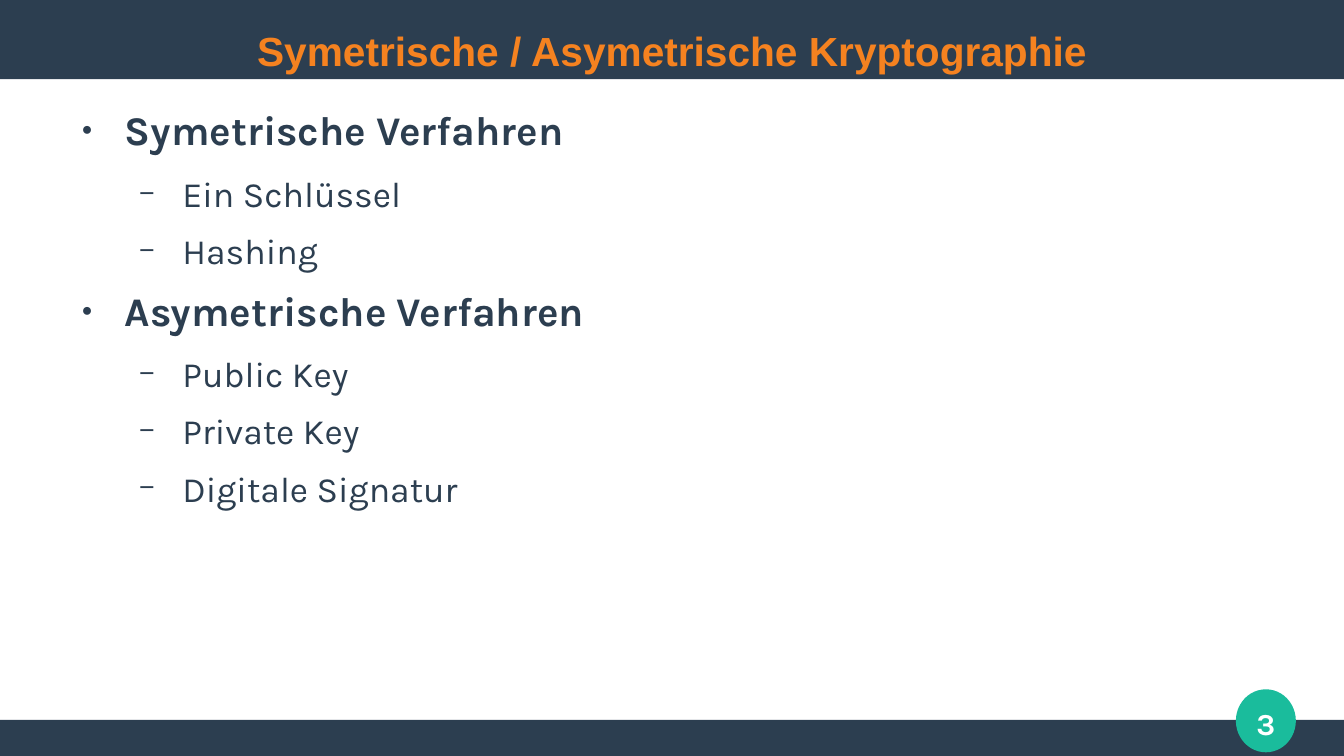
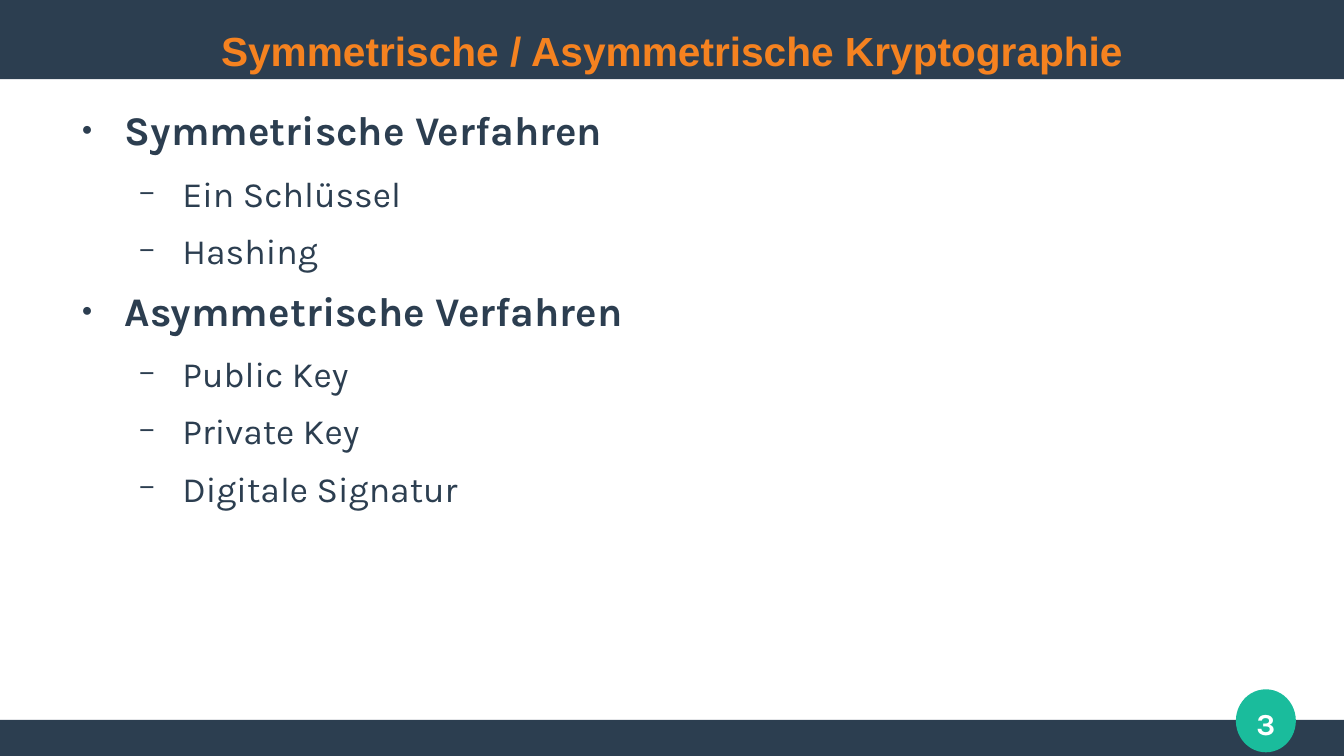
Before and after one commit to ghandmann/HS-AlbSig-WebAnwendungen2, a slide deck: slide 3 of Kapitel/03_SSL_TLS_HTTPS.odp. Drawn at 1344x756 pixels with LibreOffice and Linux fonts; fonts in the diff are those of the drawing. Boxes give left, top, right and bottom in pixels: in the first picture for what was removed or moved away, otherwise in the second. Text is boxed around its words. In the diff, an @@ line names an element or a change of style, - is before the commit and + after.

Commit message:
Fix typos
Fixes #1

```diff
--- a/Kapitel/03_SSL_TLS_HTTPS.odp
+++ b/Kapitel/03_SSL_TLS_HTTPS.odp
@@ title at bbox=[221, 36, 1123, 73]: text changed @@
-Symetrische / Asymetrische Kryptographie
+Symmetrische / Asymmetrische Kryptographie
@@ text at bbox=[125, 116, 602, 155]: text changed @@
-● Symetrische Verfahren
+● Symmetrische Verfahren
@@ text at bbox=[125, 297, 622, 336]: text changed @@
-● Asymetrische Verfahren
+● Asymmetrische Verfahren
```
Also in this commit, not shown: 10 other slides changed.
